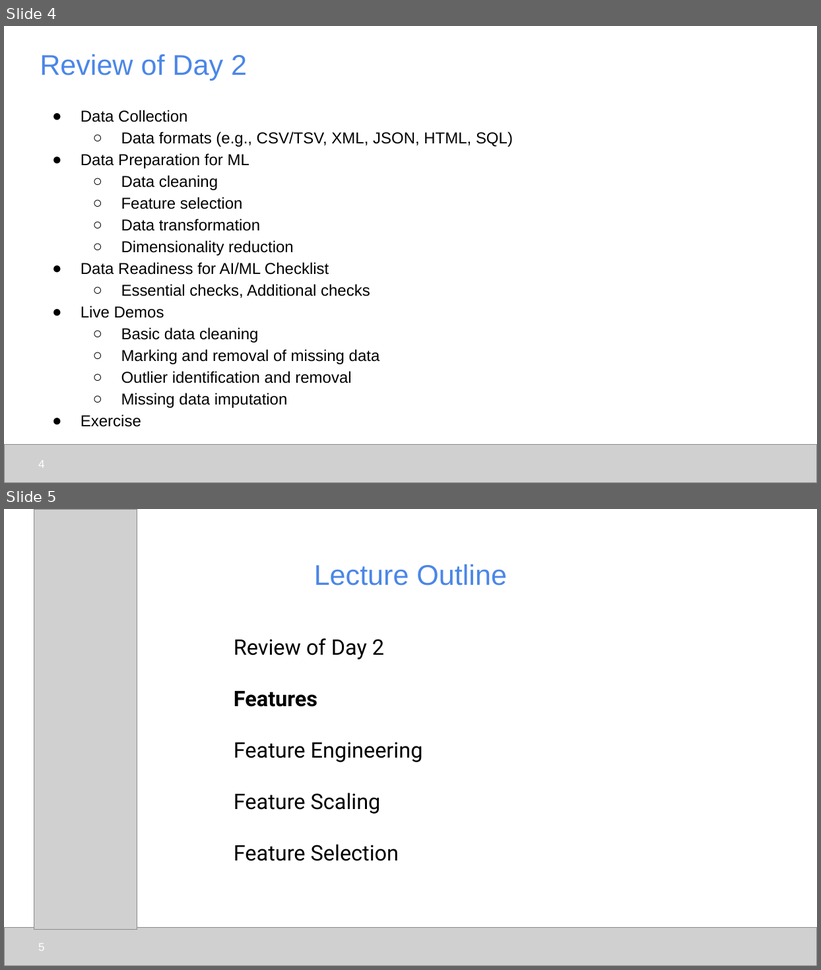
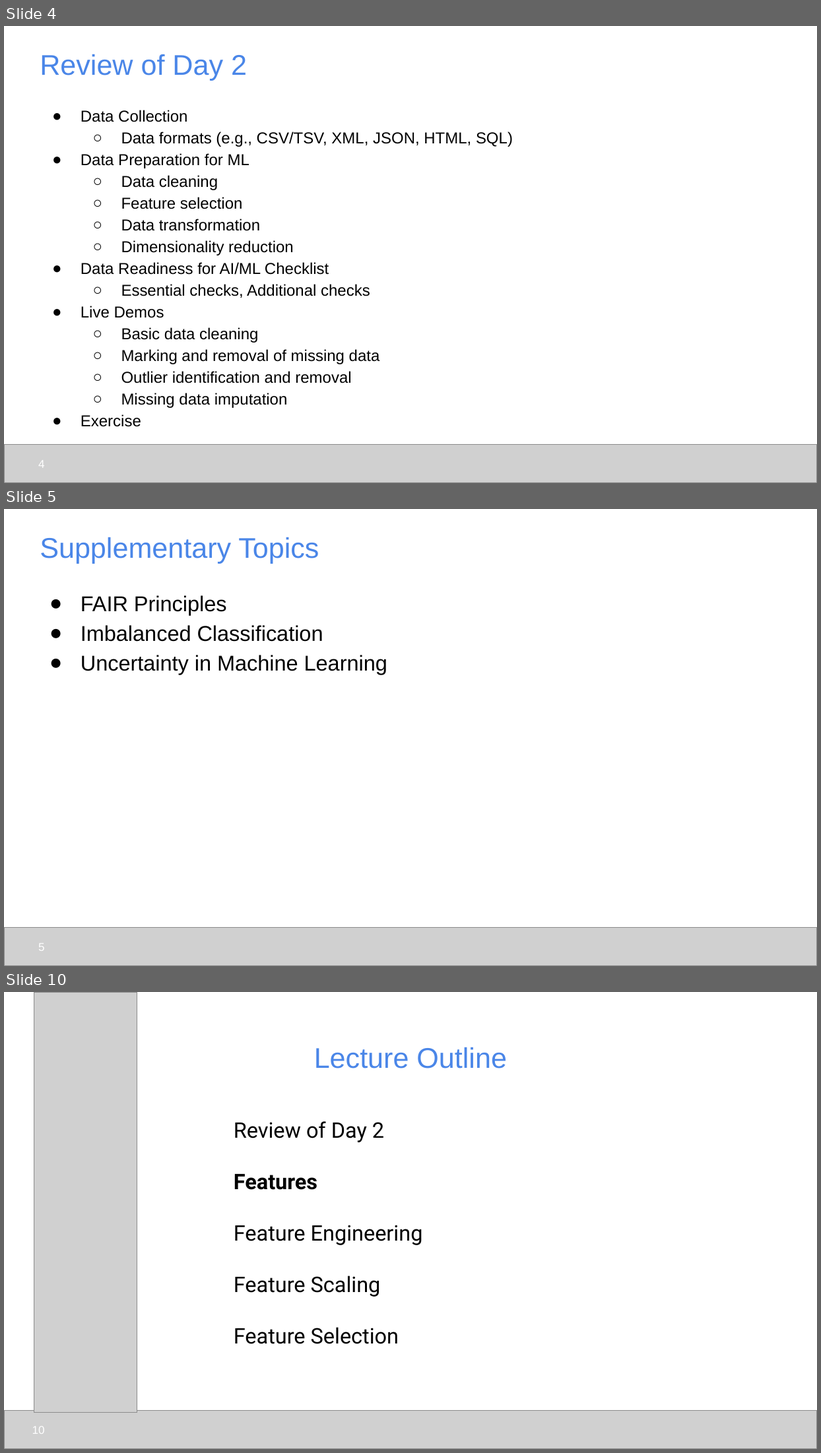
Before and after one commit to udel-cbcb/al_ml_workshop, a slide deck: Day_3/Lectures/Day_3_Lecture_Feature_Engineering_Scaling_Selection.pptx. Shown one above the other, each under a label of ours: slides 4 and 5 before the commit, slides 4, 5 and 10 after it; the slides between them are not shown. The pictures are 821x970 and 821x1453 pixels, drawn with LibreOffice and Linux fonts; fonts in the diff are those of the drawing; grey boxes stand for pictures. Boxes give left, top, right and bottom in pixels: in the first picture for what was removed or moved away, otherwise in the second. Text is boxed around its words. In the diff, an @@ line names an element or a change of style, - is before the commit and + after.

```diff
--- a/Day_3/Lectures/Day_3_Lecture_Feature_Engineering_Scaling_Selection.pptx
+++ b/Day_3/Lectures/Day_3_Lecture_Feature_Engineering_Scaling_Selection.pptx
@@ slide 5 added at [4, 509, 817, 966], background #FFFFFF @@
@@ title added at [40, 537, 319, 564], 25.2 pt, text #4A86E8 @@
+Supplementary Topics
@@ text added at [81, 595, 387, 675], 19 pt, text #000000 @@
+● FAIR Principles
+● Imbalanced Classification
+● Uncertainty in Machine Learning
@@ picture added at [4, 927, 817, 966] @@
@@ page number added at [38, 944, 45, 951], 10 pt, text #FFFFFF @@
+5
@@ what was slide 5 is now slide 10 @@
@@ page number at [32, 1426, 45, 1434]: text changed @@
-5
+10
```
Also in this commit, not shown: 1 slide changed, 4 other slides added, 1 slide removed, 14 other files.
